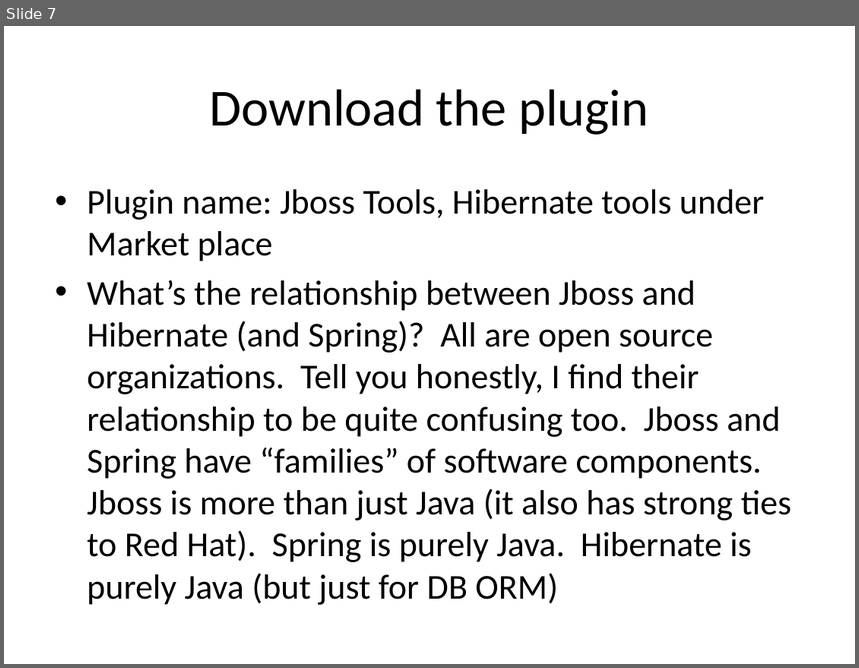
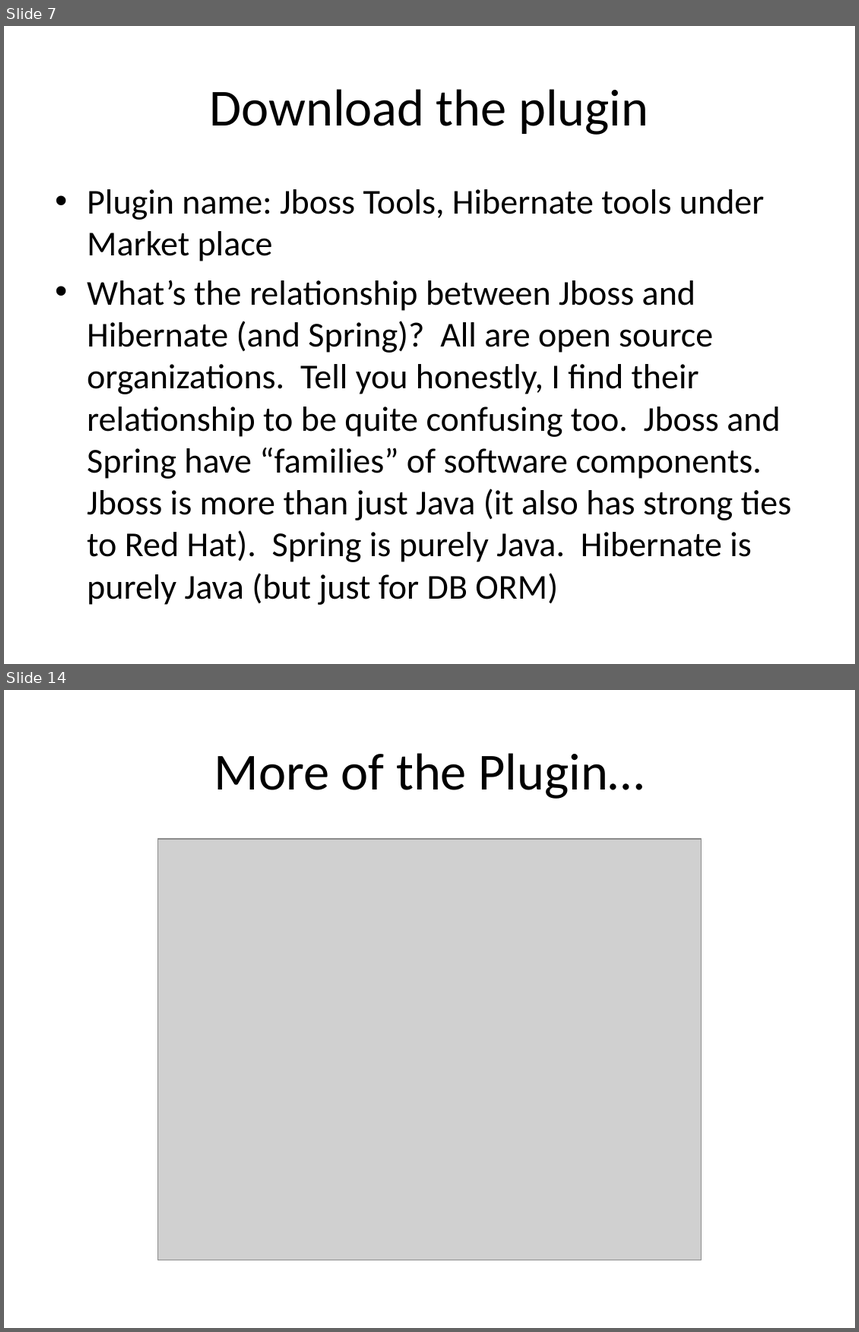
Before and after one commit to hchan/comp2613, a slide deck: ormRevEng.pptx. Shown one above the other, each under a label of ours: slide 7 before the commit, slides 7 and 14 after it; the slides between them are not shown. The pictures are 859x668 and 859x1332 pixels, drawn with LibreOffice and Linux fonts; fonts in the diff are those of the drawing; grey boxes stand for pictures. Boxes give left, top, right and bottom in pixels: in the first picture for what was removed or moved away, otherwise in the second. Text is boxed around its words. In the diff, an @@ line names an element or a change of style, - is before the commit and + after.

```diff
--- a/ormRevEng.pptx
+++ b/ormRevEng.pptx
@@ slide 14 added at bbox=[4, 690, 855, 1328], background #FFFFFF @@
@@ title added at bbox=[215, 753, 644, 799], 44 pt, text #000000 @@
+More of the Plugin…
@@ picture added at bbox=[158, 839, 702, 1260] @@
```
Also in this commit, not shown: 1 slide changed, 9 other slides added, 1 slide removed, 39 other files.
